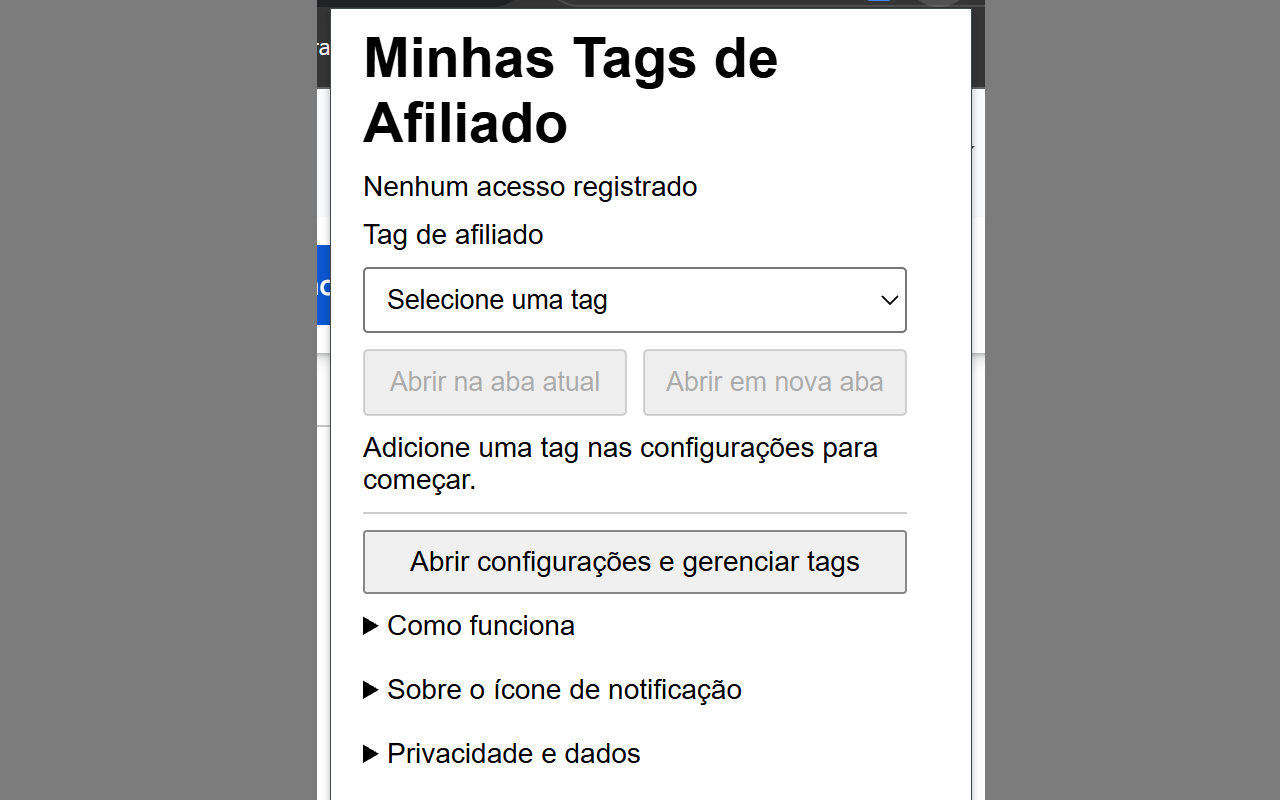
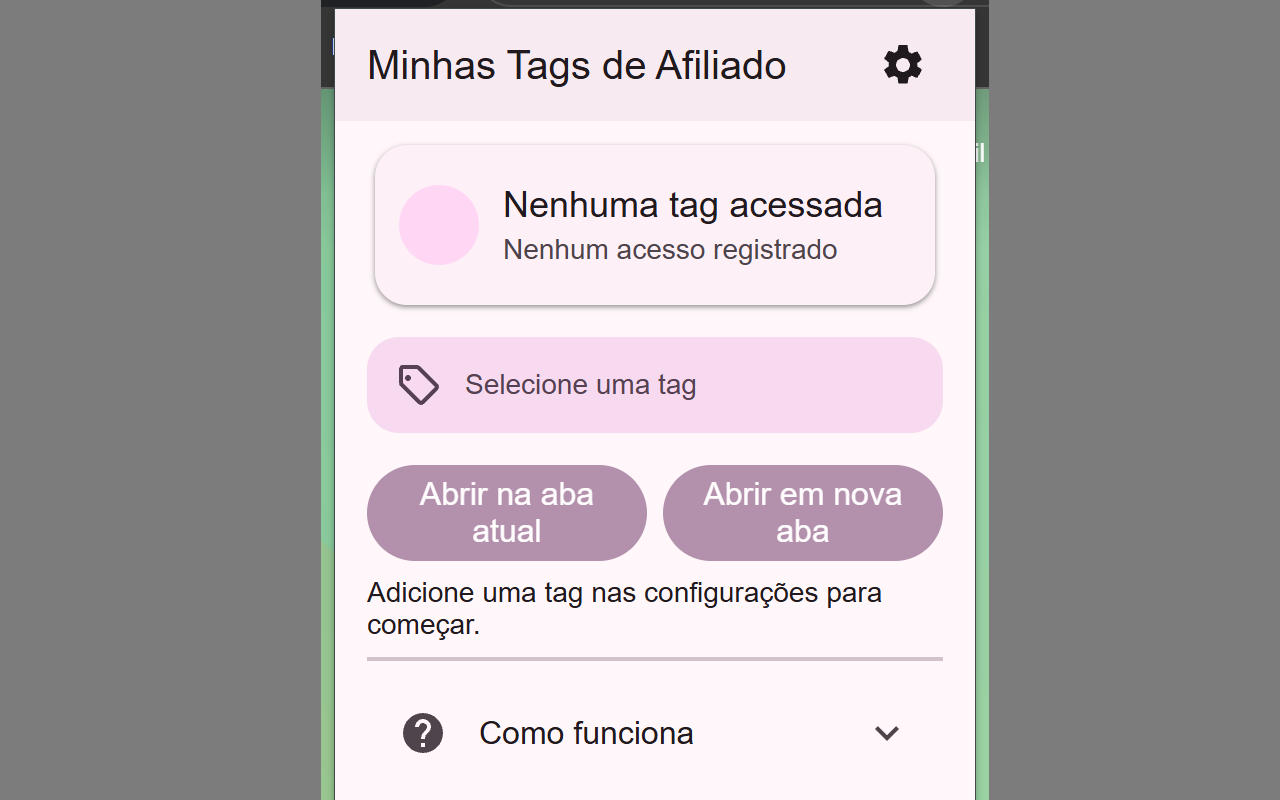
Two versions of the same layered image (1280x800). Layer-by-layer changes:
added layer "Camada colada" above "popup" over [321, 0, 989, 800]
hid "popup" over [317, 0, 985, 800]
